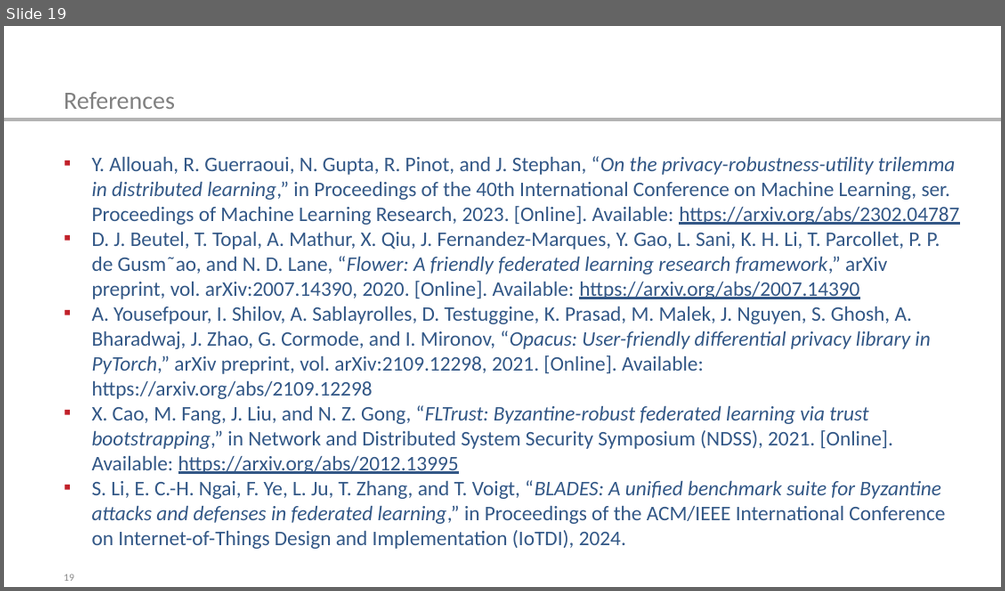
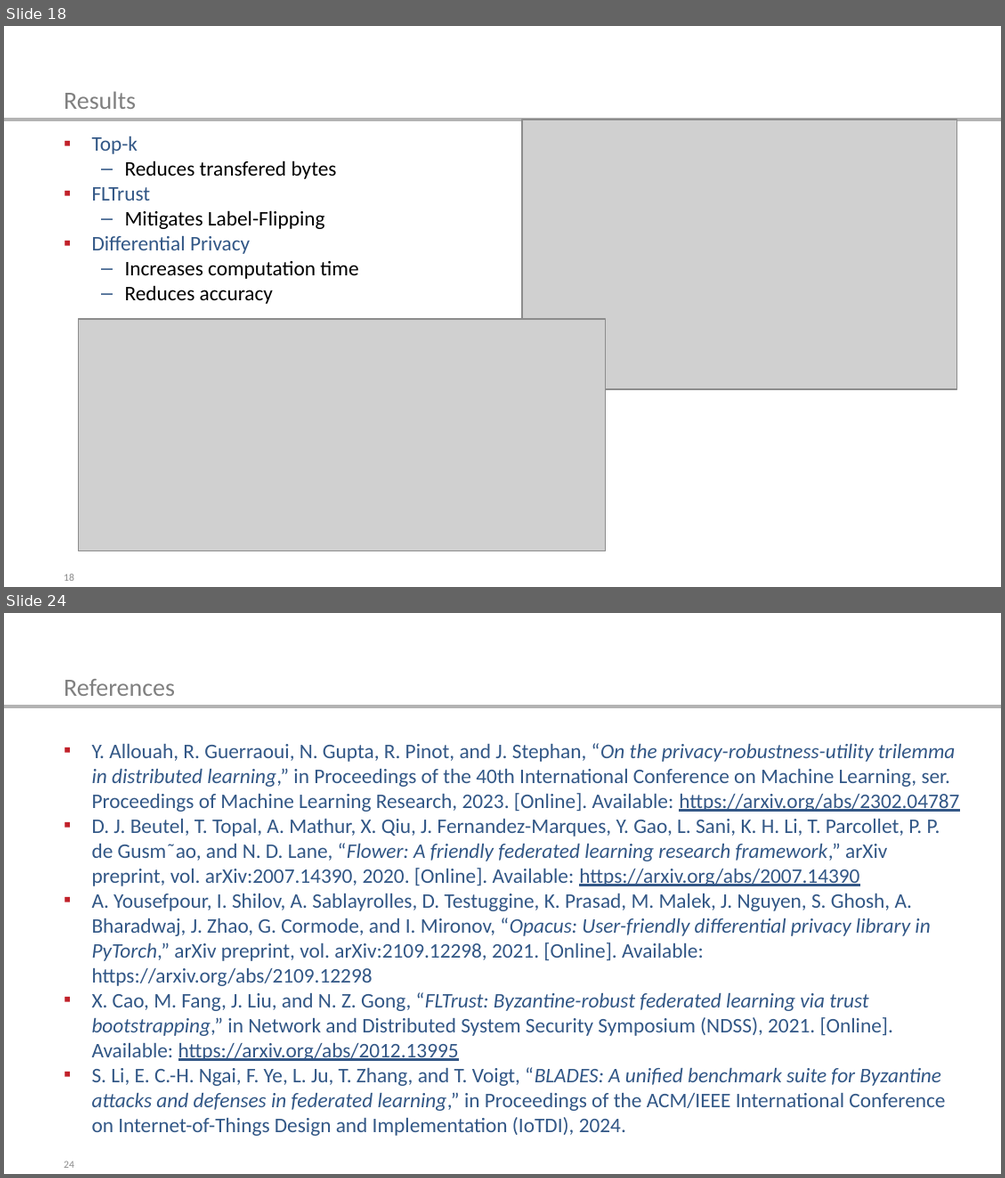
Before and after one commit to r-jschnoor/DPaDS, a slide deck: latex/final_presentation/DPaDS_final.pptx. Shown one above the other, each under a label of ours: slide 19 before the commit, slides 18 and 24 after it; the slides between them are not shown. The pictures are 1005x591 and 1005x1178 pixels, drawn with LibreOffice and Linux fonts; fonts in the diff are those of the drawing; grey boxes stand for pictures. Boxes give left, top, right and bottom in pixels: in the first picture for what was removed or moved away, otherwise in the second. Text is boxed around its words. In the diff, an @@ line names an element or a change of style, - is before the commit and + after.

```diff
--- a/latex/final_presentation/DPaDS_final.pptx
+++ b/latex/final_presentation/DPaDS_final.pptx
@@ slide 18 added at (4,26,1001,587), background #FFFFFF; not listed: 1 template element that a slide beside it also shows @@
@@ title added at (64,91,136,109), 18 pt, text #808080 @@
+Results
@@ picture added at (522,119,957,390) @@
@@ text added at (92,136,358,304), 15 pt, text #000000 @@
+▪ Top-k
+  – Reduces transfered bytes
+▪ FLTrust
+  – Mitigates Label-Flipping
+▪ Differential Privacy
+  – Increases computation time
+  – Reduces accuracy
@@ picture added at (79,319,605,551) @@
@@ page number added at (64,573,74,580), 7.5 pt, text #8C8C8C @@
+18
@@ what was slide 19 is now slide 24 @@
@@ page number at (64,1160,74,1167): text changed @@
-19
+24
```
Also in this commit, not shown: 16 slides changed, 6 other slides added, 1 slide removed, 8 other files.
